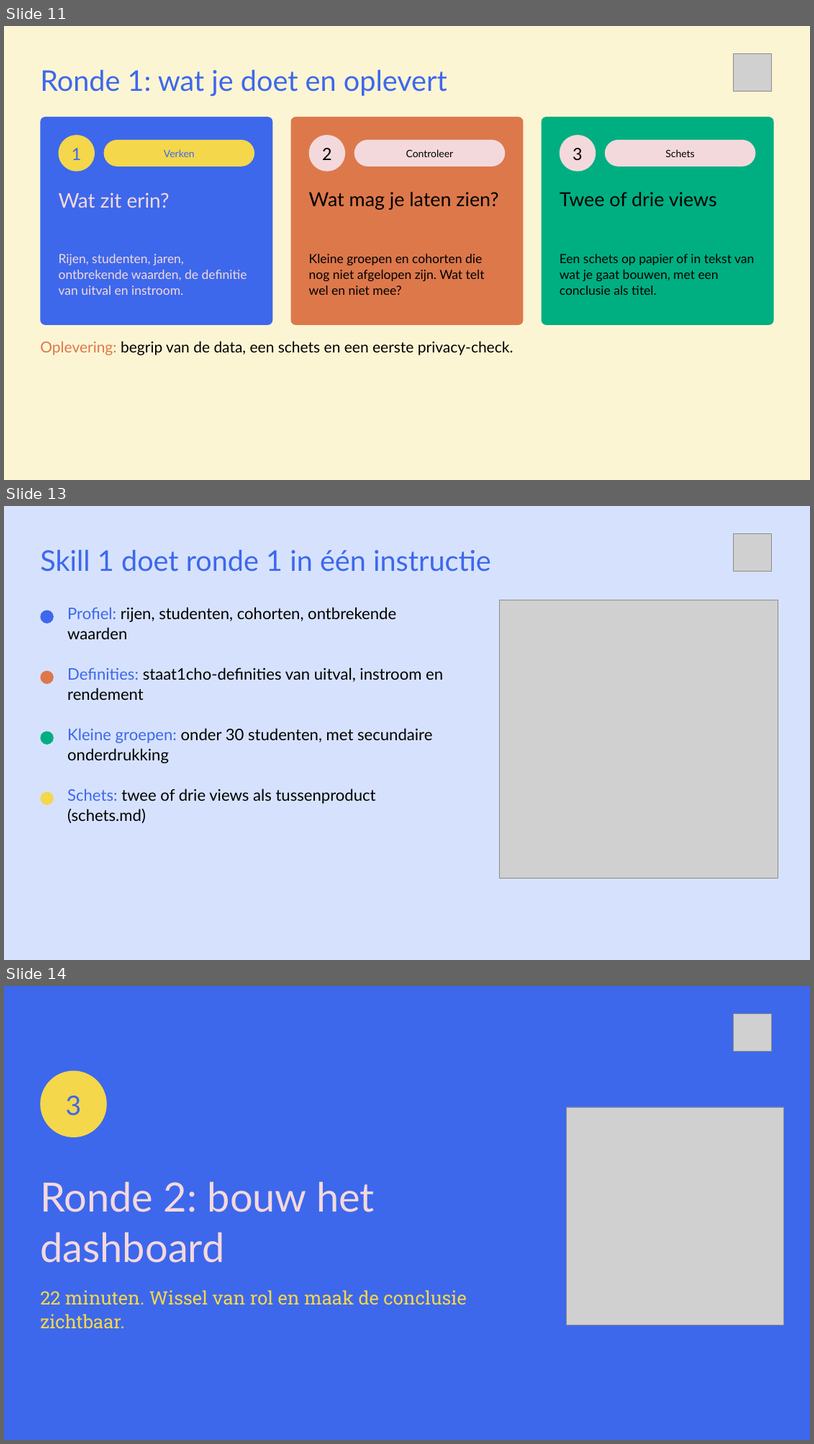
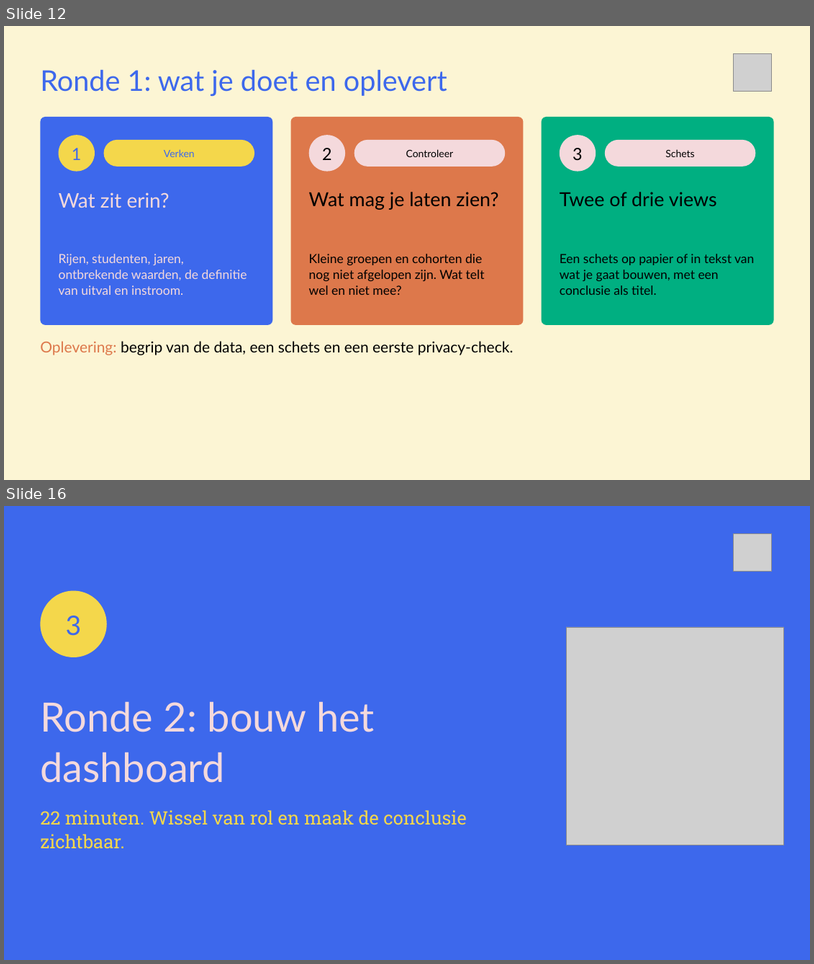
Before and after one commit to cedanl/clidev-presentaties, a slide deck: workshop-rad/exports/261005_workshop_rad_uitvoering.pptx. Shown one above the other, each under a label of ours: slides 11, 13 and 14 before the commit, slides 12 and 16 after it; the slides between them are not shown. The pictures are 814x1444 and 814x964 pixels, drawn with LibreOffice and Linux fonts; fonts in the diff are those of the drawing; grey boxes stand for pictures. Boxes give left, top, right and bottom in pixels: in the first picture for what was removed or moved away, otherwise in the second. Text is boxed around its words. In the diff, an @@ line names an element or a change of style, - is before the commit and + after.

```diff
--- a/workshop-rad/exports/261005_workshop_rad_uitvoering.pptx
+++ b/workshop-rad/exports/261005_workshop_rad_uitvoering.pptx
@@ slide 13 removed at <box>4,506,810,960</box>, background #D6E2FD @@
@@ picture removed at <box>734,534,772,572</box> @@
@@ text removed at <box>40,550,491,572</box> @@
-Skill 1 doet ronde 1 in één instructie
@@ ellipse removed at <box>40,610,54,623</box> @@
@@ text removed at <box>67,607,396,639</box> @@
-Profiel: rijen, studenten, cohorten, ontbrekende waarden
@@ picture removed at <box>500,600,778,878</box> @@
@@ ellipse removed at <box>40,671,54,684</box> @@
@@ text removed at <box>67,667,443,700</box> @@
-Definities: staat1cho-definities van uitval, instroom en rendement
@@ ellipse removed at <box>40,731,54,744</box> @@
@@ text removed at <box>67,728,432,763</box> @@
-Kleine groepen: onder 30 studenten, met secundaire onderdrukking
@@ ellipse removed at <box>40,792,54,805</box> @@
@@ text removed at <box>67,788,376,823</box> @@
-Schets: twee of drie views als tussenproduct (schets.md)
@@ what was slide 11 is now slide 12 @@
@@ what was slide 14 is now slide 16 @@
```
Also in this commit, not shown: 6 slides changed, 7 slides added, 2 other slides removed, 10 other files.
